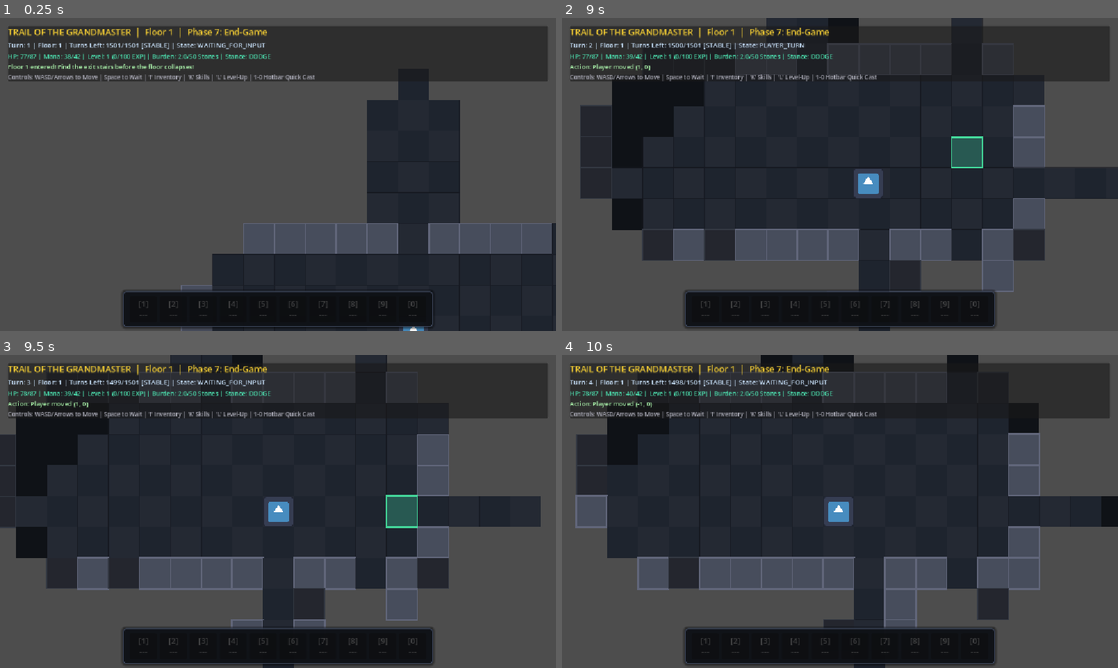
Above: before the commit, frames 1-4 (two rows, left to right).
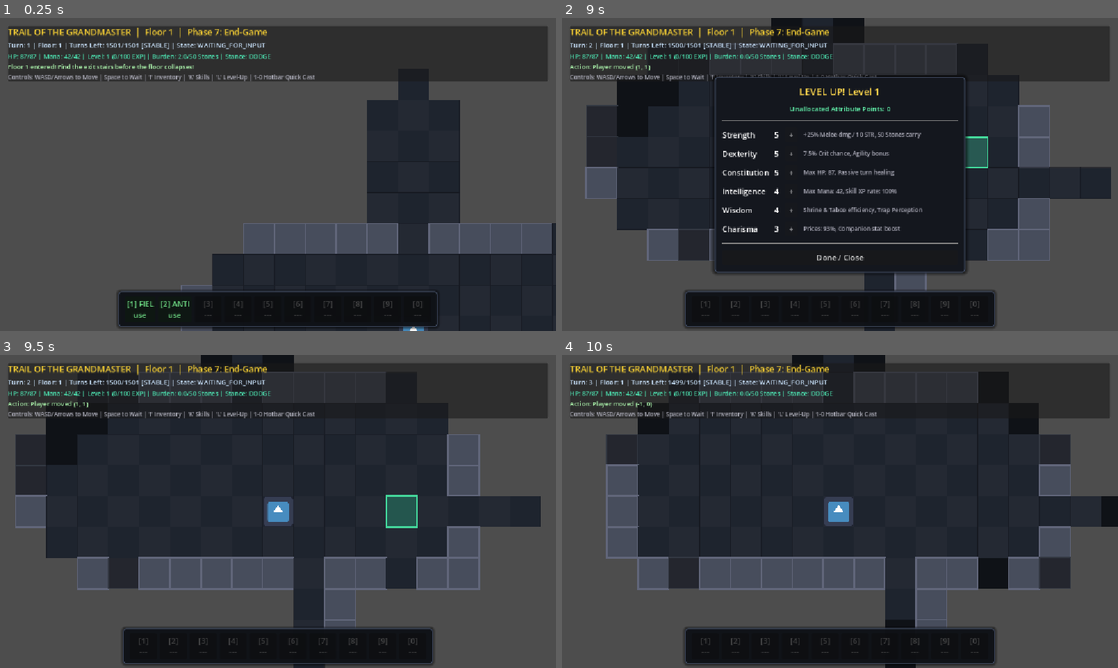
Above: after the commit, the same moments.

Repository: lvlnerd-dotcom/The-Trail-of-The-Grandmaster
Game: Godot game, scene res://scenes/world/World.tscn
Two runs of this game, one before a commit and one after it. Both use one fixed random seed, a clock stepped at 60 frames per second and the inputs below. This scene is started directly instead of the project's main scene. The engine's default icon, where the game draws it, is replaced by a stand-in: a white triangle on a blue panel in a dark square.
Inputs (mouse positions are in pixels of both pictures, inside the frame that each line leads up to):
- Up to frame 1 (0.25 s): no input
- Up to frame 2 (9 s): click (706, 309) at 0.5 s, where only the run before the commit has a clickable "[1] ---"; click "[1] ---" at 1.25 s; click (734, 309) at 2 s, where only the run before the commit has a clickable "[2] ---"; click "[3] ---" at 2.75 s; click "[4] ---" at 3.5 s; click "[5] ---" at 4.25 s; click "[6] ---" at 5 s; click "[7] ---" at 5.75 s; click "[8] ---" at 6.5 s; click "[9] ---" at 7.25 s; click "[0] ---" at 8 s; tap Enter at 8.75 s; move the mouse to (962, 158) at 8.77 s; hold Keypad 3 (move_down_right) from 8.78 s (still down); tap L at 8.85 s; click (962, 158) at 8.92 s
- Up to frame 3 (9.5 s): keep holding Keypad 3 (move_down_right); tap C at 9.05 s
- Up to frame 4 (10 s): release Keypad 3 (move_down_right) at 9.5 s; drag from (728, 527) to (812, 574) at 9.52 s

The runs differ from the first frame. In frame 1, 0.5% of the frame differs, in the area x 3-79%, y 11-100%; in frame 2, 13%, in the area x 3-100%, y 0-100%; in frame 3, 9.8%; in frame 4, 12%.
Error before the commit: Parse Error: Function "close_modal()" not found in base self. (res://scripts/ui/LevelUpModal.gd:75)

Commit message:
Fix scene transition crash on expedition embarkation and hotbar nil dereference

Diff:
--- a/scripts/components/StatsComponent.gd
+++ b/scripts/components/StatsComponent.gd
@@ -7,7 +7,15 @@
 signal mana_changed(current: float, maximum: float)
 signal entity_died(entity: Node2D)
 
-@export var attributes: AttributesData
+@export var attributes: AttributesData:
+    set(value):
+        if attributes and attributes.attribute_changed.is_connected(_on_attribute_changed):
+            attributes.attribute_changed.disconnect(_on_attribute_changed)
+        attributes = value
+        if attributes:
+            if not attributes.attribute_changed.is_connected(_on_attribute_changed):
+                attributes.attribute_changed.connect(_on_attribute_changed)
+            _recalculate_max_vitals(true)
 
 var current_hp: float = 100.0
 var current_mana: float = 50.0
@@ -29,8 +37,8 @@
 func _ready() -> void:
     if not attributes:
         attributes = AttributesData.new()
-
-    attributes.attribute_changed.connect(_on_attribute_changed)
+    elif not attributes.attribute_changed.is_connected(_on_attribute_changed):
+        attributes.attribute_changed.connect(_on_attribute_changed)
     _recalculate_max_vitals(true)
 
 func _recalculate_max_vitals(reset_to_full: bool = false) -> void:
--- a/scripts/ui/CharacterCreationModal.gd
+++ b/scripts/ui/CharacterCreationModal.gd
@@ -1,3 +1,4 @@
+@tool
 class_name CharacterCreationModal
 extends PanelContainer
 
--- a/scripts/ui/HotbarBar.gd
+++ b/scripts/ui/HotbarBar.gd
@@ -211,20 +211,23 @@
 		if not inv or not s.item:
 			return {"success": false, "message": "Item unavailable"}
 
-		if s.item.item_type == ItemData.ItemType.CONSUMABLE:
+		var item_ref = s.item
+		var it_name = item_ref.item_name
+
+		if item_ref.item_type == ItemData.ItemType.CONSUMABLE:
 			# Use consumable: heal or cure
 			var heal_amt = 25
 			player.stats.current_hp = minf(player.stats.current_hp + heal_amt, player.stats.attributes.get_max_health())
-			s.item.quantity -= 1
-			if s.item.quantity <= 0:
-				inv.remove_item(s.item)
+			item_ref.quantity -= 1
+			if item_ref.quantity <= 0:
+				inv.remove_item(item_ref)
 				clear_slot(slot_idx)
 			refresh_hotbar()
-			var msg = "Consumed %s (+%d HP restored)" % [s.item.item_name, heal_amt]
+			var msg = "Consumed %s (+%d HP restored)" % [it_name, heal_amt]
 			emit_signal("hotbar_action_executed", slot_idx, "consumable", {"success": true, "message": msg})
 			return {"success": true, "message": msg}
 
-		elif s.item.item_type == ItemData.ItemType.AMMO:
+		elif item_ref.item_type == ItemData.ItemType.AMMO:
 			# Throw dagger/knife at closest visible enemy
 			var best_enemy: Node2D = null
 			var best_dist = 999
@@ -235,16 +238,17 @@
 						best_dist = dist
 						best_enemy = e
 			if not best_enemy:
-				return {"success": false, "message": "No enemy in range to throw %s at!" % s.item.item_name}
+				return {"success": false, "message": "No enemy in range to throw %s at!" % it_name}
 
 			var dmg = randi_range(6, 12)
 			best_enemy.stats.take_damage(dmg)
-			s.item.quantity -= 1
-			if s.item.quantity <= 0:
-				inv.remove_item(s.item)
+			item_ref.quantity -= 1
+			if item_ref.quantity <= 0:
+				inv.remove_item(item_ref)
 				clear_slot(slot_idx)
 			refresh_hotbar()
-			var msg = "Threw %s at %s for %d damage!" % [s.item.item_name, best_enemy.enemy_name, dmg]
+			var def_name = best_enemy.get("enemy_name") if "enemy_name" in best_enemy else best_enemy.name
+			var msg = "Threw %s at %s for %d damage!" % [it_name, def_name, dmg]
 			emit_signal("hotbar_action_executed", slot_idx, "throw", {"success": true, "message": msg, "target": best_enemy})
 			return {"success": true, "message": msg}
 
--- a/scripts/ui/LevelUpModal.gd
+++ b/scripts/ui/LevelUpModal.gd
@@ -13,63 +13,66 @@
 var player_attributes: AttributesData = null
 
 func _ready() -> void:
-    BaseModal.apply_opaque_styling(self)
-    visible = false
-    if btn_close:
-        btn_close.pressed.connect(_on_close_pressed)
+	BaseModal.apply_opaque_styling(self)
+	visible = false
+	if btn_close:
+		btn_close.pressed.connect(_on_close_pressed)
 
 func open_modal(attrs: AttributesData) -> void:
-    player_attributes = attrs
-    visible = true
-    refresh_ui()
+	player_attributes = attrs
+	visible = true
+	refresh_ui()
 
 func refresh_ui() -> void:
-    if not player_attributes:
-        return
+	if not player_attributes:
+		return
 
-    label_title.text = "LEVEL UP! Level %d" % player_attributes.character_level
-    label_points.text = "Unallocated Attribute Points: %d" % player_attributes.unallocated_attribute_points
+	label_title.text = "LEVEL UP! Level %d" % player_attributes.character_level
+	label_points.text = "Unallocated Attribute Points: %d" % player_attributes.unallocated_attribute_points
 
-    # Update attribute labels & buttons
-    _update_attr_row("STR", player_attributes.strength, "+25%% Melee dmg / 10 STR, %d Stones carry" % int(player_attributes.get_max_carry_weight_stones()))
-    _update_attr_row("DEX", player_attributes.dexterity, "%.1f%% Crit chance, Agility bonus" % (player_attributes.get_critical_chance() * 100.0))
-    _update_attr_row("CON", player_attributes.constitution, "Max HP: %d, Passive turn healing" % int(player_attributes.get_max_health()))
-    _update_attr_row("INT", player_attributes.intelligence, "Max Mana: %d, Skill XP rate: %.0f%%" % [int(player_attributes.get_max_mana()), player_attributes.get_skill_xp_multiplier() * 100.0])
-    _update_attr_row("WIS", player_attributes.wisdom, "Shrine & Taboo efficiency, Trap Perception")
-    _update_attr_row("CHA", player_attributes.charisma, "Prices: %.0f%%, Companion stat boost" % (player_attributes.get_mercantile_modifier() * 100.0))
+	# Update attribute labels & buttons
+	_update_attr_row("STR", player_attributes.strength, "+25%% Melee dmg / 10 STR, %d Stones carry" % int(player_attributes.get_max_carry_weight_stones()))
+	_update_attr_row("DEX", player_attributes.dexterity, "%.1f%% Crit chance, Agility bonus" % (player_attributes.get_critical_chance() * 100.0))
+	_update_attr_row("CON", player_attributes.constitution, "Max HP: %d, Passive turn healing" % int(player_attributes.get_max_health()))
+	_update_attr_row("INT", player_attributes.intelligence, "Max Mana: %d, Skill XP rate: %.0f%%" % [int(player_attributes.get_max_mana()), player_attributes.get_skill_xp_multiplier() * 100.0])
+	_update_attr_row("WIS", player_attributes.wisdom, "Shrine & Taboo efficiency, Trap Perception")
+	_update_attr_row("CHA", player_attributes.charisma, "Prices: %.0f%%, Companion stat boost" % (player_attributes.get_mercantile_modifier() * 100.0))
 
 func _update_attr_row(attr_key: String, current_val: int, description: String) -> void:
-    var lbl_val = grid_attrs.get_node_or_null("Val_" + attr_key) as Label
-    var btn_add = grid_attrs.get_node_or_null("Btn_" + attr_key) as Button
-    var lbl_desc = grid_attrs.get_node_or_null("Desc_" + attr_key) as Label
+	var lbl_val = grid_attrs.get_node_or_null("Val_" + attr_key) as Label
+	var btn_add = grid_attrs.get_node_or_null("Btn_" + attr_key) as Button
+	var lbl_desc = grid_attrs.get_node_or_null("Desc_" + attr_key) as Label
 
-    if lbl_val:
-        lbl_val.text = str(current_val)
-    if lbl_desc:
-        lbl_desc.text = description
-    if btn_add:
-        btn_add.disabled = (player_attributes.unallocated_attribute_points <= 0)
-        # Disconnect existing before reconnecting
-        if not btn_add.is_connected("pressed", Callable(self, "_on_add_pressed").bind(attr_key)):
-            btn_add.pressed.connect(Callable(self, "_on_add_pressed").bind(attr_key))
+	if lbl_val:
+		lbl_val.text = str(current_val)
+	if lbl_desc:
+		lbl_desc.text = description
+	if btn_add:
+		btn_add.disabled = (player_attributes.unallocated_attribute_points <= 0)
+		# Disconnect existing before reconnecting
+		if not btn_add.is_connected("pressed", Callable(self, "_on_add_pressed").bind(attr_key)):
+			btn_add.pressed.connect(Callable(self, "_on_add_pressed").bind(attr_key))
 
 func _on_add_pressed(attr_key: String) -> void:
-    if not player_attributes or player_attributes.unallocated_attribute_points <= 0:
-        return
+	if not player_attributes or player_attributes.unallocated_attribute_points <= 0:
+		return
 
-    var full_name = ""
-    match attr_key:
-        "STR": full_name = "strength"
-        "DEX": full_name = "dexterity"
-        "CON": full_name = "constitution"
-        "INT": full_name = "intelligence"
-        "WIS": full_name = "wisdom"
-        "CHA": full_name = "charisma"
+	var full_name = ""
+	match attr_key:
+		"STR": full_name = "strength"
+		"DEX": full_name = "dexterity"
+		"CON": full_name = "constitution"
+		"INT": full_name = "intelligence"
+		"WIS": full_name = "wisdom"
+		"CHA": full_name = "charisma"
 
-    var ok = player_attributes.allocate_attribute_point(full_name)
-    if ok:
-        refresh_ui()
-        emit_signal("points_allocated")
+	var ok = player_attributes.allocate_attribute_point(full_name)
+	if ok:
+		refresh_ui()
+		emit_signal("points_allocated")
+
+func close_modal() -> void:
+	visible = false
 
 func _on_close_pressed() -> void:
-    close_modal()
+	close_modal()
--- a/scripts/ui/VictoryModal.gd
+++ b/scripts/ui/VictoryModal.gd
@@ -89,7 +89,7 @@
 		label_progress_text.text = "Maximum Rank Reached"
 
 func close_modal() -> void:
-	super.close_modal()
+	visible = false
 	emit_signal("closed")
 
 func _on_main_menu_pressed() -> void:
--- a/tests/test_phase6_class_specialization_and_meta.gd
+++ b/tests/test_phase6_class_specialization_and_meta.gd
@@ -11,24 +11,6 @@
 const InventoryComponent = preload("res://scripts/components/InventoryComponent.gd")
 const BaseEntity = preload("res://scripts/entities/BaseEntity.gd")
 const Player = preload("res://scripts/entities/Player.gd")
-
-func _init() -> void:
-	var scripts_to_reload = [
-		"res://scripts/entities/BaseEntity.gd",
-		"res://scripts/entities/Player.gd",
-		"res://scripts/resources/ItemData.gd",
-		"res://scripts/components/InventoryComponent.gd",
-		"res://scripts/resources/SkillData.gd",
-		"res://scripts/components/SkillComponent.gd",
-		"res://scripts/resources/MetaProfileData.gd",
-		"res://scripts/resources/CharacterCreationData.gd",
-		"res://scripts/resources/ClassData.gd",
-		"res://scripts/resources/ClassCatalog.gd"
-	]
-	for p in scripts_to_reload:
-		var scr = load(p) as GDScript
-		if scr:
-			scr.reload()
 
 func suite_name() -> String:
 	return "phase6_class_specialization_and_meta"
Not shown: 1 places in scenes/ui/menus/CharacterCreationModal.tscn that only renumber resources
